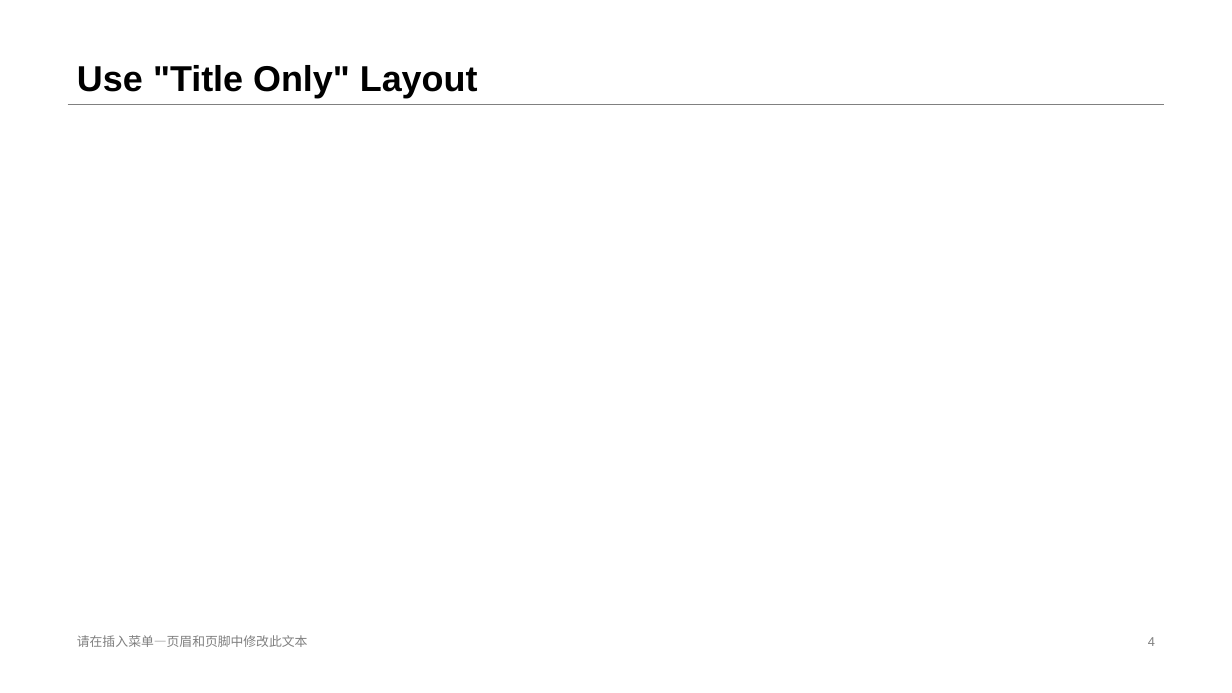
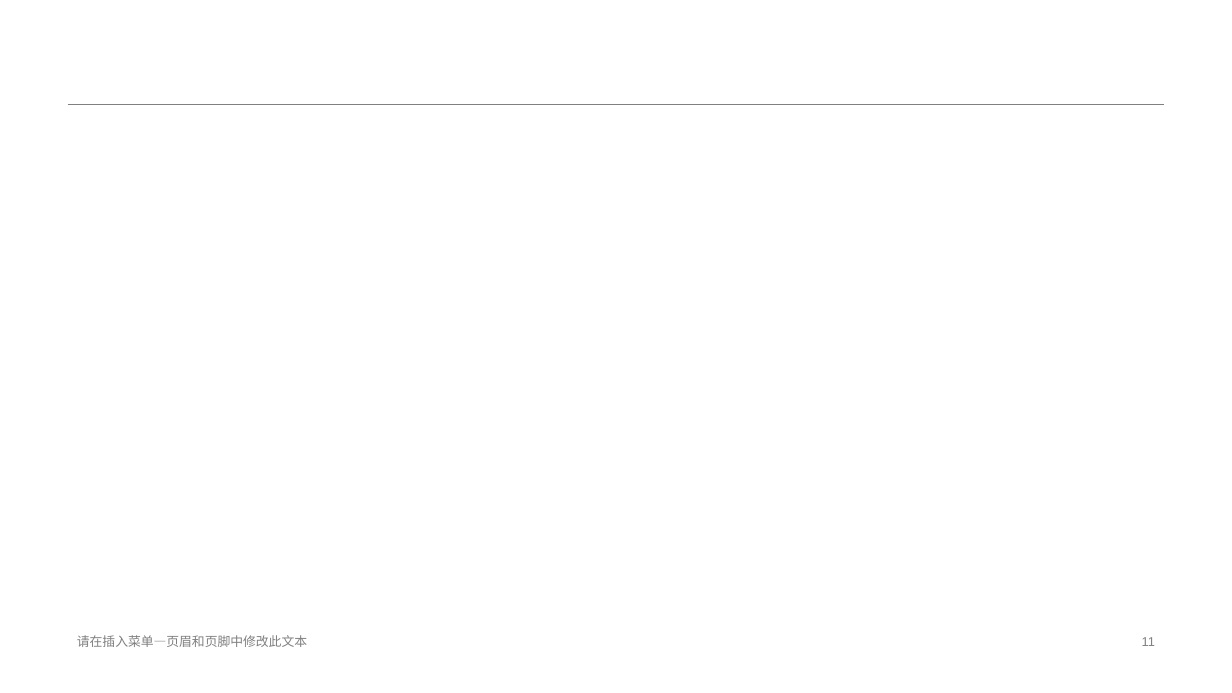
Before and after one commit to stereo720712/2020-11_2021-01_deep_learning_learn_report_record, a slide deck: slide 11 of 11_2_to_11__6_first/1.Deeping_learning_introduce.pptx (slide 4 before the commit). Drawn at 1232x693 pixels with LibreOffice and Linux fonts; fonts in the diff are those of the drawing. Boxes give left, top, right and bottom in pixels: in the first picture for what was removed or moved away, otherwise in the second. Text is boxed around its words. In the diff, an @@ line names an element or a change of style, - is before the commit and + after.

```diff
--- a/11_2_to_11__6_first/1.Deeping_learning_introduce.pptx
+++ b/11_2_to_11__6_first/1.Deeping_learning_introduce.pptx
@@ title removed at [77, 65, 478, 98] @@
-Use "Title Only" Layout
@@ text at [77, 635, 307, 647]: spaces changed @@
-请在插入 菜单—页眉和页脚中修改此文本
+请在插入菜单—页眉和页脚中修改此文本
@@ page number at [1142, 637, 1155, 646]: text changed @@
-4
+11
```
Also in this commit, not shown: 4 other slides changed, 9 slides added, 2 slides removed, 1 other file.
